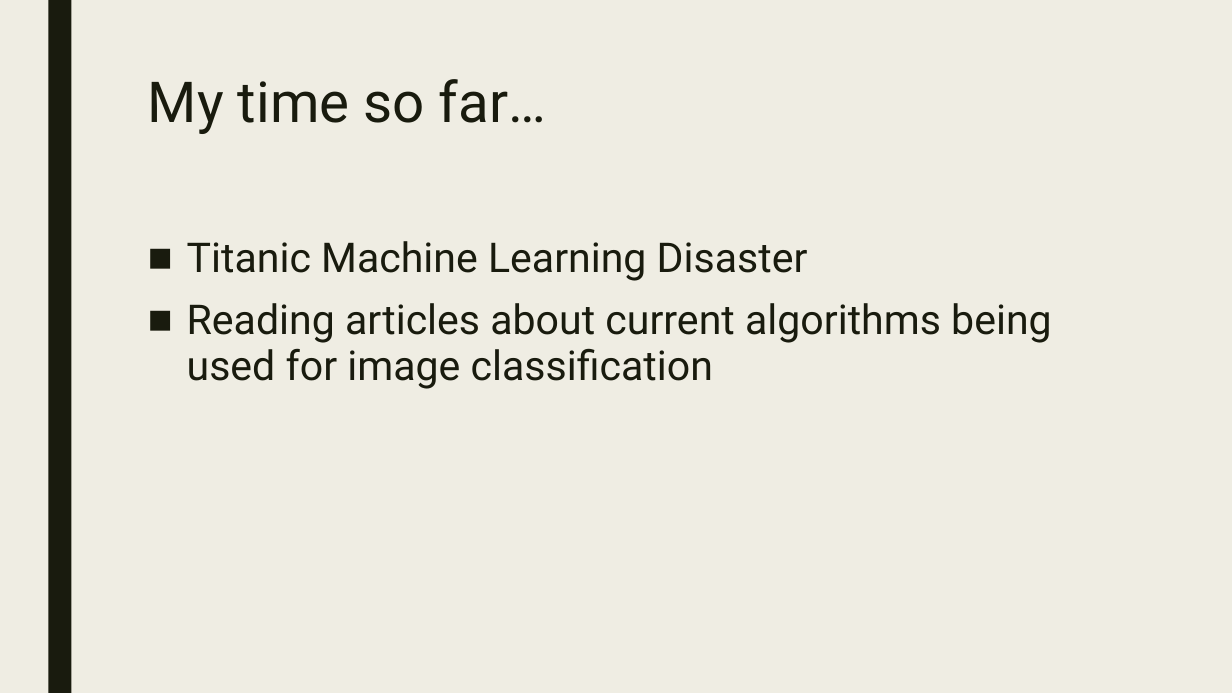
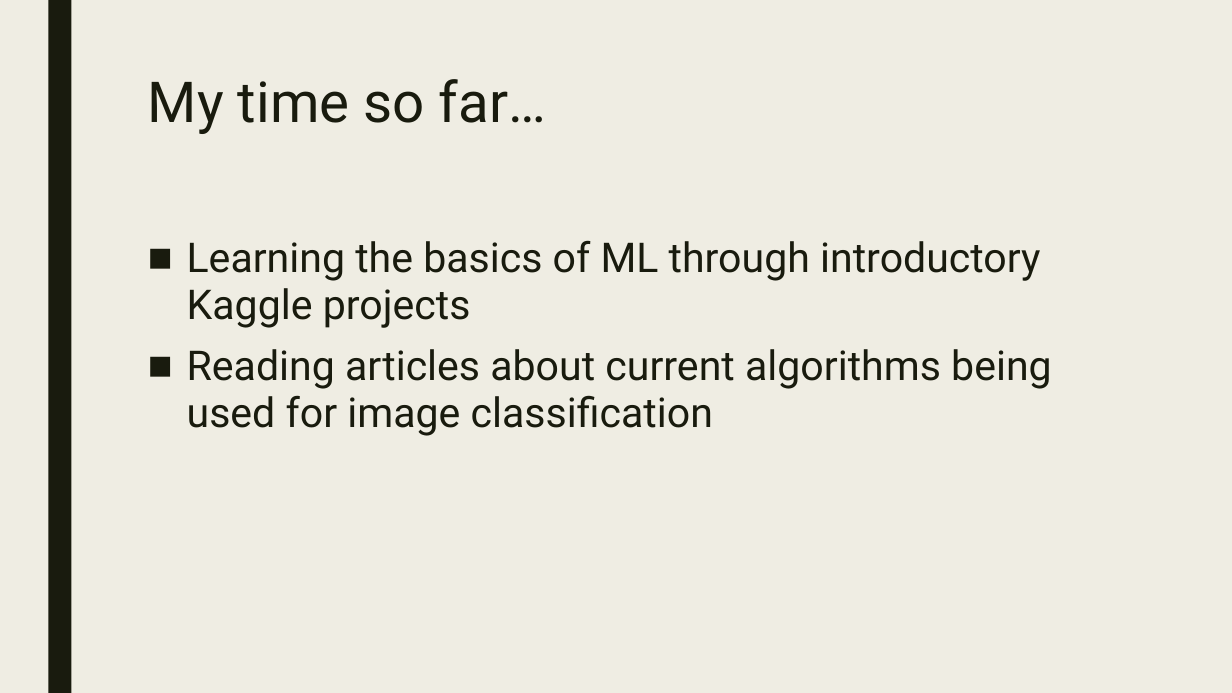
Before and after one commit to keerats7/Research, a slide deck: slide 5 of ProgressReport.pptx (slide 6 before the commit). Drawn at 1232x693 pixels with LibreOffice and Linux fonts; fonts in the diff are those of the drawing. Boxes give left, top, right and bottom in pixels: in the first picture for what was removed or moved away, otherwise in the second. Text is boxed around its words. In the diff, an @@ line names an element or a change of style, - is before the commit and + after.

```diff
--- a/ProgressReport.pptx
+++ b/ProgressReport.pptx
@@ text at [187,240,1040,328]: text changed @@
-■ Titanic Machine Learning Disaster
+■ Learning the basics of ML through introductory Kaggle projects
```
Also in this commit, not shown: 3 other slides changed, 1 slide removed.
